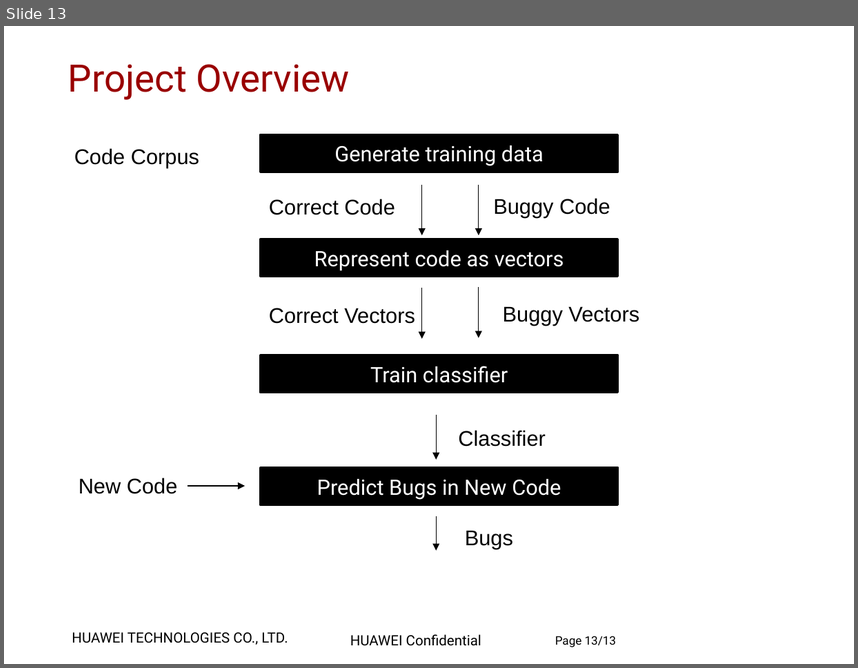
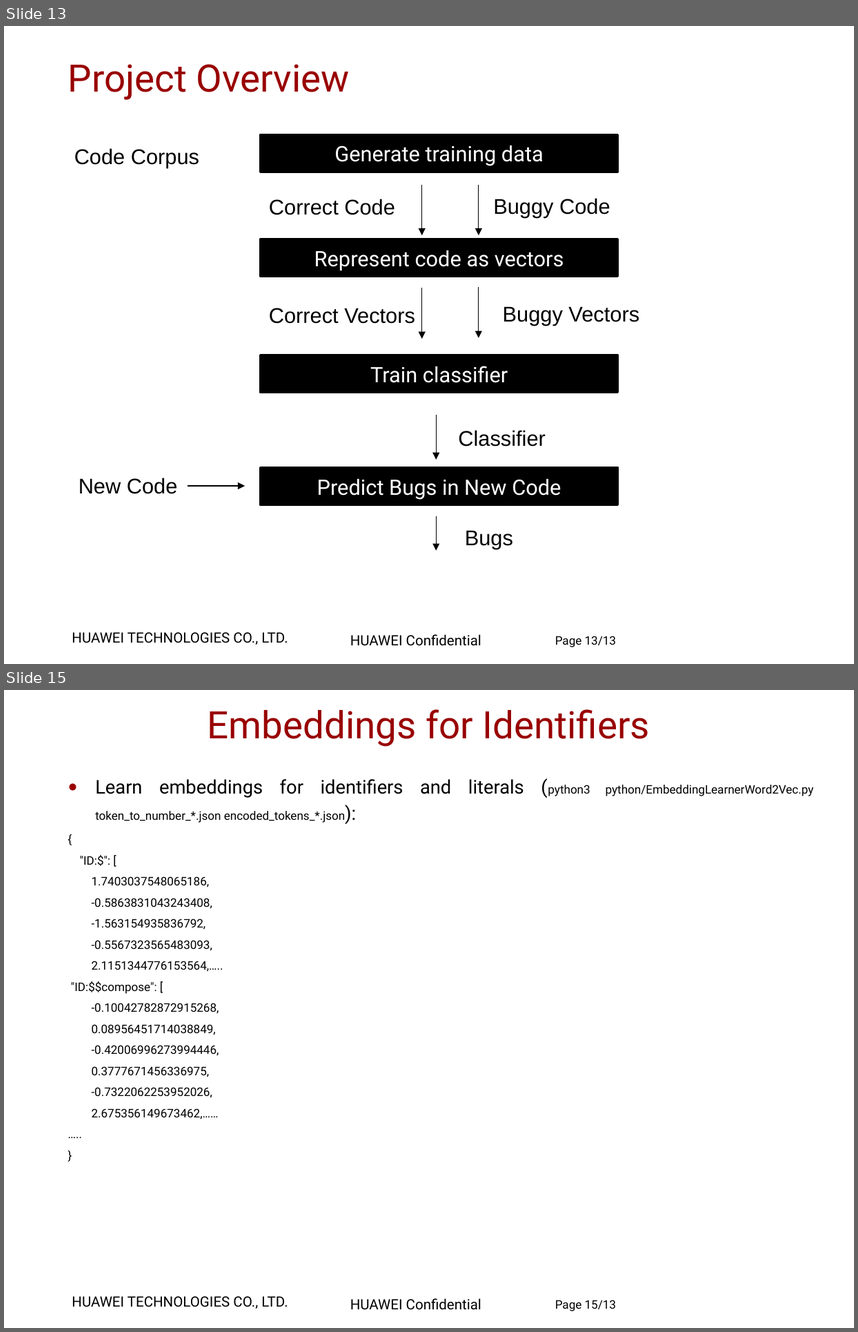
Before and after one commit to zuoqin/DeepBugs, a slide deck: materials/Project Presentation.pptx. Shown one above the other, each under a label of ours: slide 13 before the commit, slides 13 and 15 after it; the slides between them are not shown. The pictures are 858x668 and 858x1332 pixels, drawn with LibreOffice and Linux fonts; fonts in the diff are those of the drawing; background and template pictures are left out. Boxes give left, top, right and bottom in pixels: in the first picture for what was removed or moved away, otherwise in the second. Text is boxed around its words. In the diff, an @@ line names an element or a change of style, - is before the commit and + after.

```diff
--- a/materials/Project Presentation.pptx
+++ b/materials/Project Presentation.pptx
@@ slide 15 added at box(4, 690, 854, 1328), background #FFFFFF; not listed: 2 template elements that a slide beside it also shows @@
@@ title added at box(208, 709, 650, 747), 32 pt, text #990000 @@
+Embeddings for Identifiers
@@ text added at box(71, 779, 590, 1119), 10 pt, text #000000 @@
+● Learn embeddings for identifiers and literals (python3 python/EmbeddingLearnerWord2Vec.py token_to_number_*.json encoded_tokens_*.json):
+{
+"ID:$": [
+1.7403037548065186,
+-0.5863831043243408,
+-1.563154935836792,
+-0.5567323565483093,
+2.1151344776153564,…..
+"ID:$$compose": [
+-0.10042782872915268,
+0.08956451714038849,
+-0.42006996273994446,
+0.3777671456336975,
+-0.7322062253952026,
+2.675356149673462,……
+…..
+}
@@ page number added at box(555, 1299, 616, 1311), 10 pt, text #000000 @@
+Page 15/13
```
Also in this commit, not shown: 1 slide changed, 3 other slides added, 1 slide removed.
